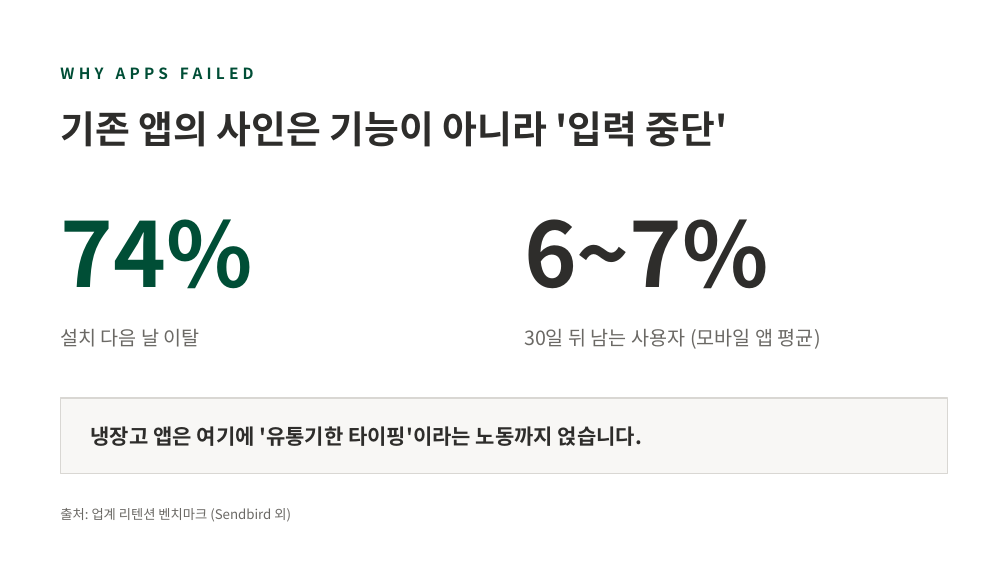
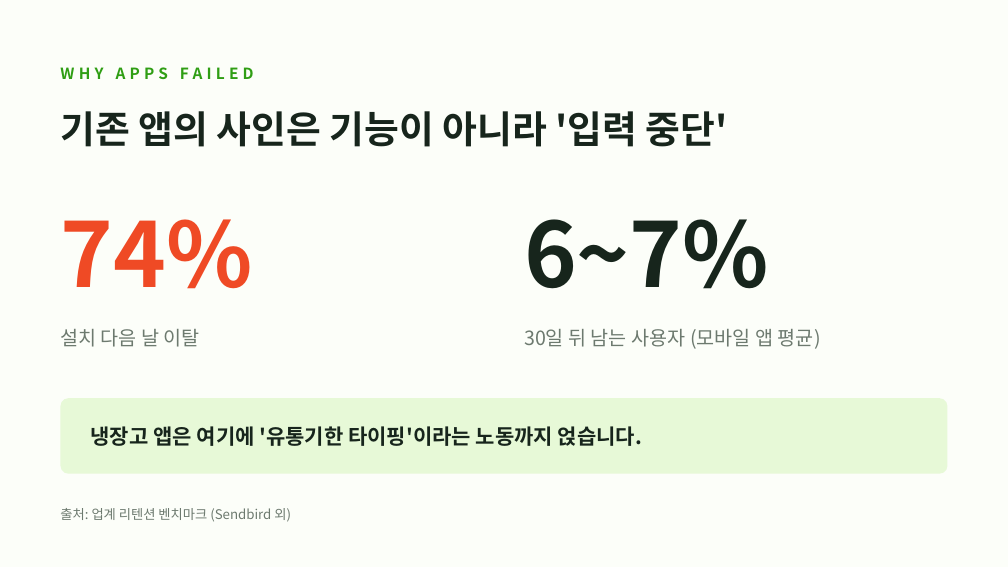
Before and after one commit to stkd9w57jm-oss/igeomeonjeo, a slide deck: slide 3 of docs/이거먼저-발표.pptx. Drawn at 1008x567 pixels with LibreOffice and Linux fonts; fonts in the diff are those of the drawing. Boxes give left, top, right and bottom in pixels: in the first picture for what was removed or moved away, otherwise in the second. Text is boxed around its words. In the diff, an @@ line names an element or a change of style, - is before the commit and + after.

```diff
--- a/docs/이거먼저-발표.pptx
+++ b/docs/이거먼저-발표.pptx
@@ background #FFFFFF to #FCFEF9 @@
@@ text "WHY APPS FAILED" at (x1=60, y1=67, x2=254, y2=79): text colour #004E36 to #2F9E14 @@
@@ text "74%" at (x1=60, y1=219, x2=252, y2=289): text colour #004E36 to #EF4A25 @@
@@ rounded rectangle at (x1=60, y1=398, x2=948, y2=474): rectangle to rounded rectangle; fill #F8F7F5 to #E7F9D7; outline #D9D7D3 1 pt to none @@
@@ text colour #2E2D2B to #17251C in 3 elements at (x1=60, y1=111, x2=728, y2=147), (x1=524, y1=219, x2=769, y2=289), (x1=91, y1=426, x2=642, y2=446) @@
@@ text colour #6B6965 to #6D7A6F in 3 elements at (x1=60, y1=329, x2=200, y2=347), (x1=524, y1=329, x2=821, y2=349), (x1=60, y1=508, x2=291, y2=522) @@
```
Also in this commit, not shown: 10 other slides changed.
